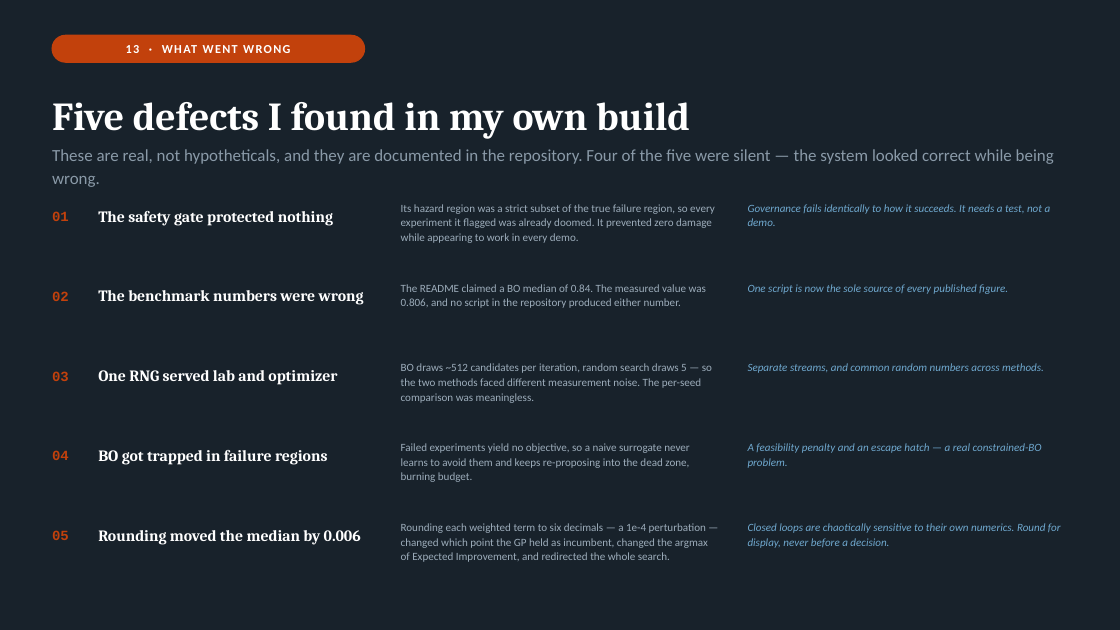
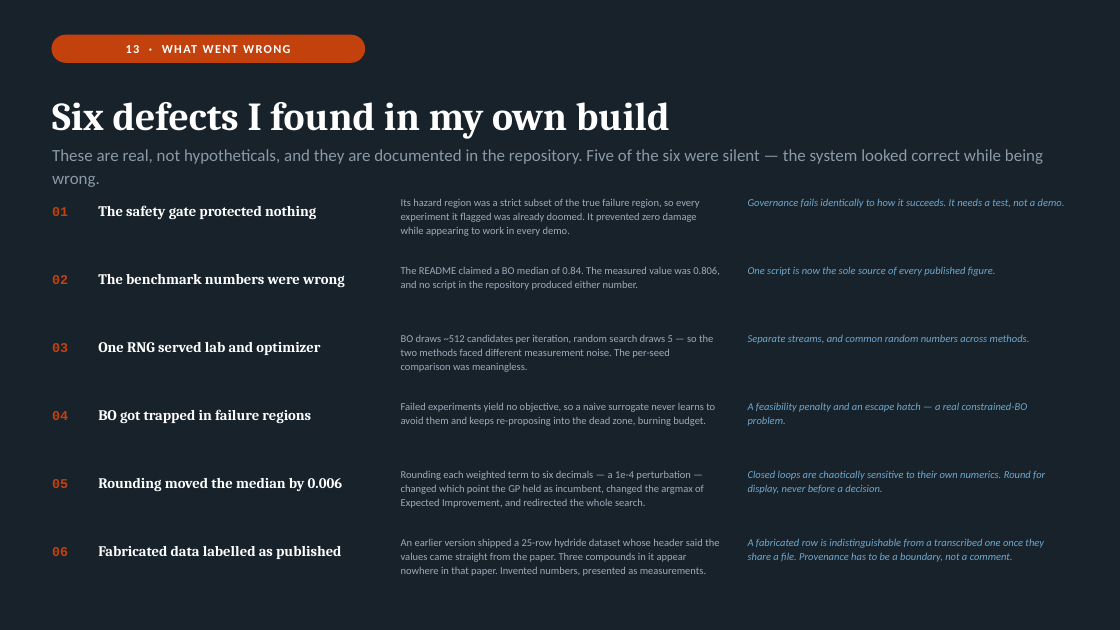
Before and after one commit to dekunsun/ai-to-lab-orchestrator, a slide deck: slide 14 of docs/deck/ai_to_lab_orchestrator.pptx. Drawn at 1120x630 pixels with LibreOffice and Linux fonts; fonts in the diff are those of the drawing. Boxes give left, top, right and bottom in pixels: in the first picture for what was removed or moved away, otherwise in the second. Text is boxed around its words. In the diff, an @@ line names an element or a change of style, - is before the commit and + after.

```diff
--- a/docs/deck/ai_to_lab_orchestrator.pptx
+++ b/docs/deck/ai_to_lab_orchestrator.pptx
@@ text at [52, 102, 670, 139]: text changed @@
-Five defects I found in my own build
+Six defects I found in my own build
@@ text at [52, 149, 1043, 187]: text changed @@
-These are real, not hypotheticals, and they are documented in the repository. Four of the five were silent — the system looked correct while being wrong.
+These are real, not hypotheticals, and they are documented in the repository. Five of the six were silent — the system looked correct while being wrong.
@@ text "02": place and size @@
-text "02" at [52, 291, 69, 301]
+text "02" at [52, 275, 68, 284]
@@ text "The benchmark numbers were wrong": place and size @@
-text "The benchmark numbers were wrong" at [98, 290, 364, 305]
+text "The benchmark numbers were wrong" at [98, 274, 345, 287]
@@ text "The README claimed a BO ...": place and size @@
-text "The README claimed a BO ..." at [401, 284, 706, 308]
+text "The README claimed a BO ..." at [401, 267, 720, 290]
@@ text "One script is now the ...": place and size @@
-text "One script is now the ..." at [748, 284, 1008, 294]
+text "One script is now the ..." at [748, 266, 996, 276]
@@ text "03": place and size @@
-text "03" at [52, 371, 69, 381]
+text "03" at [52, 343, 68, 352]
@@ text "One RNG served lab and ...": place and size @@
-text "One RNG served lab and ..." at [98, 370, 337, 385]
+text "One RNG served lab and ..." at [98, 342, 320, 355]
@@ text "BO draws ~512 candidates per ...": place and size @@
-text "BO draws ~512 candidates per ..." at [401, 363, 712, 403]
+text "BO draws ~512 candidates per ..." at [401, 335, 713, 372]
@@ text "Separate streams, and common random ...": place and size @@
-text "Separate streams, and common random ..." at [748, 363, 1044, 373]
+text "Separate streams, and common random ..." at [748, 334, 1030, 344]
@@ text "04": place and size @@
-text "04" at [52, 450, 69, 460]
+text "04" at [52, 411, 68, 420]
@@ text "BO got trapped in failure ...": place and size @@
-text "BO got trapped in failure ..." at [98, 450, 327, 465]
+text "BO got trapped in failure ..." at [98, 409, 311, 423]
@@ text "Failed experiments yield no objective, ...": place and size @@
-text "Failed experiments yield no objective, ..." at [401, 443, 689, 482]
+text "Failed experiments yield no objective, ..." at [401, 403, 715, 426]
@@ text "A feasibility penalty and an ...": place and size @@
-text "A feasibility penalty and an ..." at [748, 443, 1042, 468]
+text "A feasibility penalty and an ..." at [748, 402, 1028, 426]
@@ size 12 to 11.5 pt in 5 elements at [52, 207, 68, 216], [52, 275, 68, 284], [52, 343, 68, 352], [52, 411, 68, 420], [52, 479, 68, 488] @@
@@ text "05": place and size @@
-text "05" at [52, 530, 69, 540]
+text "05" at [52, 479, 68, 488]
@@ size 13.5 to 12.5 pt in 5 elements at [98, 205, 316, 219], [98, 274, 345, 287], [98, 342, 320, 355], [98, 409, 311, 423], [98, 478, 342, 491] @@
@@ text "Rounding moved the median by ...": place and size @@
-text "Rounding moved the median by ..." at [98, 530, 361, 545]
+text "Rounding moved the median by ..." at [98, 478, 342, 491]
@@ text "Rounding each weighted term to ...": place and size @@
-text "Rounding each weighted term to ..." at [401, 523, 708, 562]
+text "Rounding each weighted term to ..." at [401, 471, 704, 508]
@@ size 9.5 to 9 pt; line spacing 12.5pt to 12pt in 10 elements at [401, 199, 700, 236], [748, 198, 1065, 208], [401, 267, 720, 290], [748, 266, 996, 276], [401, 335, 713, 372], [748, 334, 1030, 344], [401, 403, 715, 426], [748, 402, 1028, 426], [401, 471, 704, 508], [748, 470, 1045, 494] @@
@@ text "Closed loops are chaotically sensitive ...": place and size @@
-text "Closed loops are chaotically sensitive ..." at [748, 523, 1061, 548]
+text "Closed loops are chaotically sensitive ..." at [748, 470, 1045, 494]
@@ text added at [401, 539, 719, 576], 9 pt, text #9CACBA @@
+An earlier version shipped a 25-row hydride dataset whose header said the values came straight from the paper. Three compounds in it appear nowhere in that paper. Invented numbers, presented as measurements.
@@ text added at [748, 538, 1044, 562], 9 pt, text #6FA8CE, italic @@
+A fabricated row is indistinguishable from a transcribed one once they share a file. Provenance has to be a boundary, not a comment.
@@ text added at [52, 547, 68, 556], 11.5 pt, text #C2410C, bold @@
+06
@@ text added at [98, 546, 341, 559], 12.5 pt, text #FFFFFF, bold @@
+Fabricated data labelled as published
```
Also in this commit, not shown: 4 other files.
